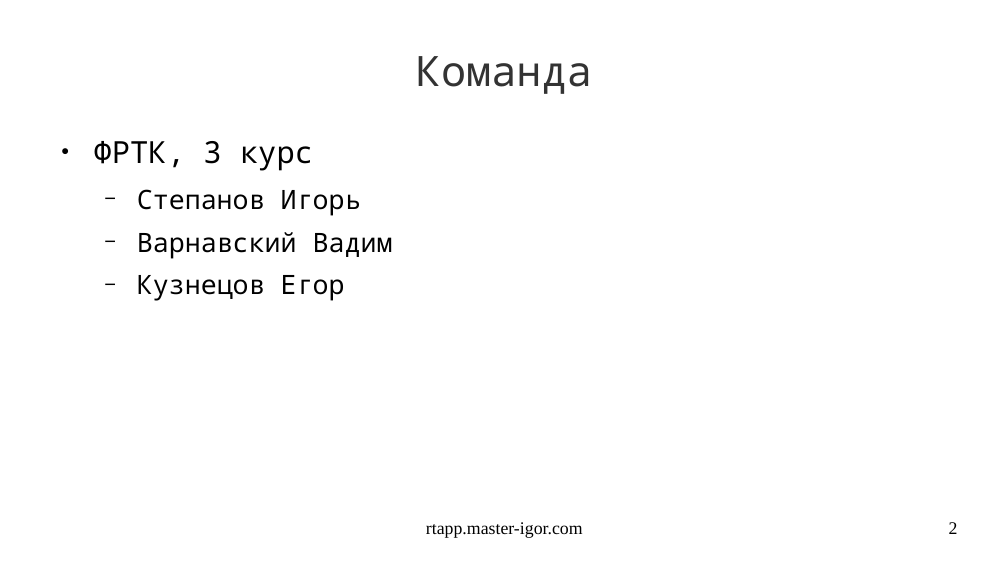
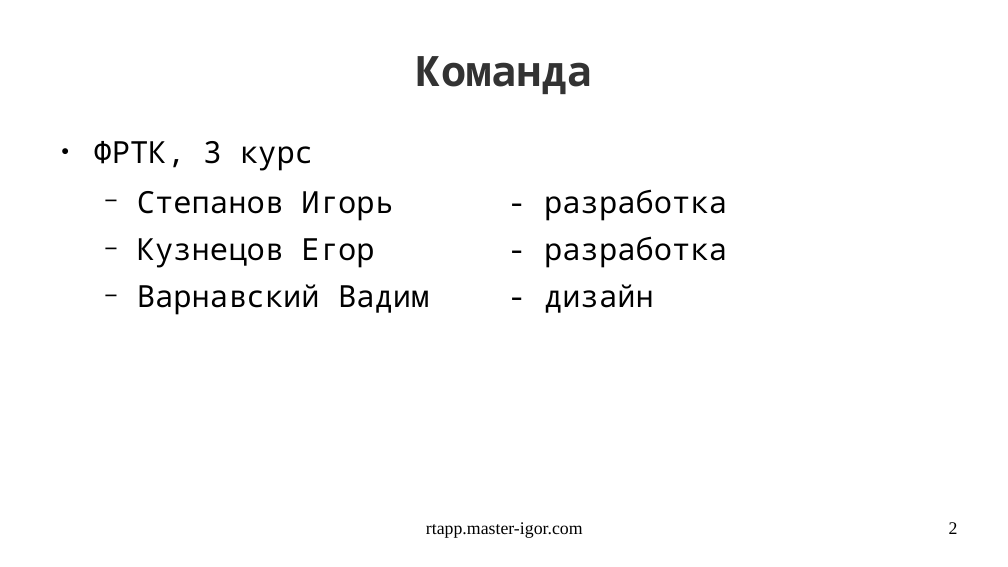
Before and after one commit to banditi/real-time-app, a slide deck: slide 2 of rtapp.odp. Drawn at 1008x567 pixels with LibreOffice and Linux fonts; fonts in the diff are those of the drawing. Boxes give left, top, right and bottom in pixels: in the first picture for what was removed or moved away, otherwise in the second. Text is boxed around its words. In the diff, an @@ line names an element or a change of style, - is before the commit and + after.

```diff
--- a/rtapp.odp
+++ b/rtapp.odp
@@ title "Команда" at (416, 56, 592, 94): bold on @@
@@ text at (137, 189, 727, 315): text changed; size 21 to 24 pt @@
-  − Степанов Игорь
-  − Варнавский Вадим
-  − Кузнецов Егор
+  − Степанов Игорь - разработка
+  − Кузнецов Егор - разработка
+  − Варнавский Вадим - дизайн
```
Also in this commit, not shown: 8 other slides changed, 3 other files.
